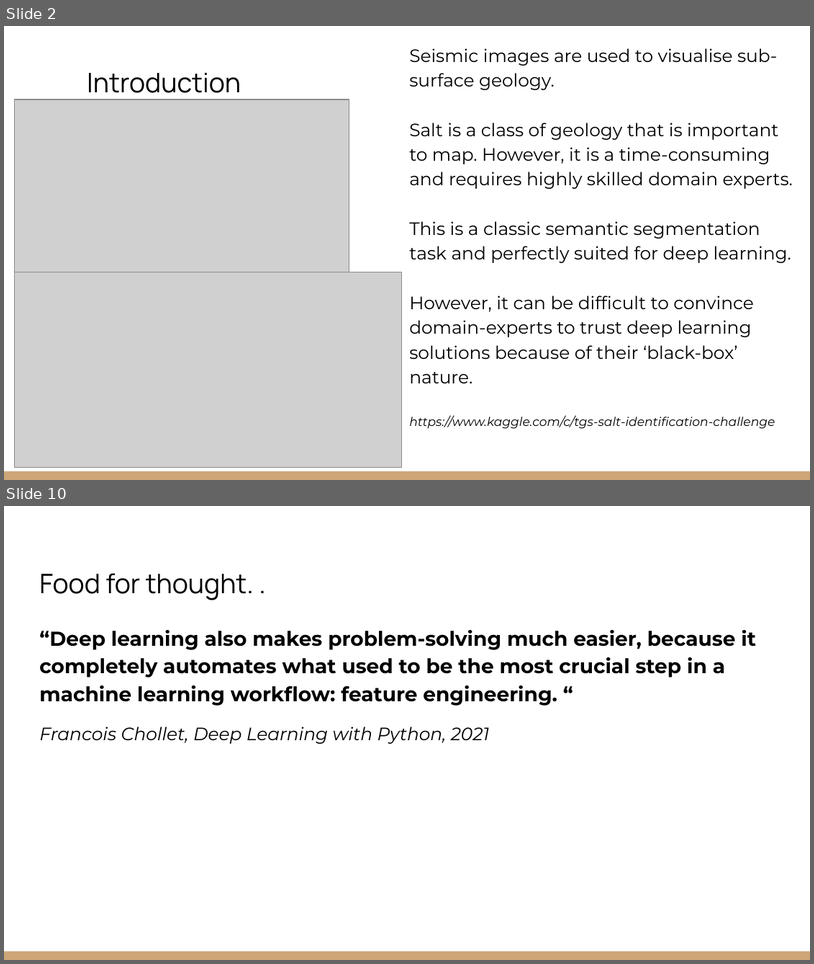
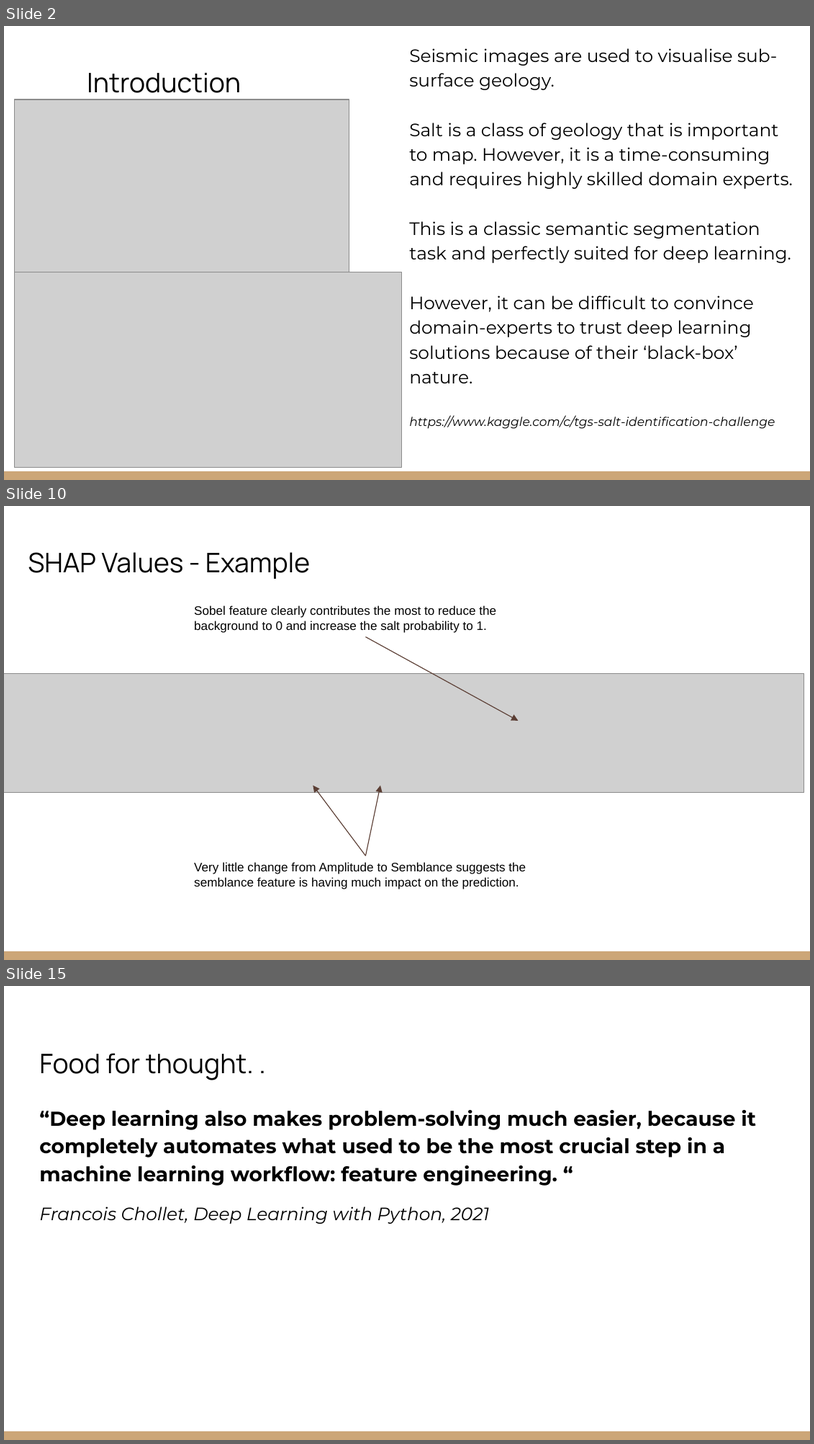
Before and after one commit to EdwinB12/Explainable-Christmas, a slide deck: Presentations/EAGE_Hackathon_2022_Explainable_Christmas.pptx. Shown one above the other, each under a label of ours: slides 2 and 10 before the commit, slides 2, 10 and 15 after it; the slides between them are not shown. The pictures are 814x964 and 814x1444 pixels, drawn with LibreOffice and Linux fonts; fonts in the diff are those of the drawing; grey boxes stand for pictures. Boxes give left, top, right and bottom in pixels: in the first picture for what was removed or moved away, otherwise in the second. Text is boxed around its words. In the diff, an @@ line names an element or a change of style, - is before the commit and + after.

```diff
--- a/Presentations/EAGE_Hackathon_2022_Explainable_Christmas.pptx
+++ b/Presentations/EAGE_Hackathon_2022_Explainable_Christmas.pptx
@@ slide 10 added at box(4, 506, 810, 960), background #FFFFFF; not listed: 1 template element that a slide beside it also shows @@
@@ title added at box(28, 552, 310, 579), 24 pt, text #000000 @@
+SHAP Values - Example
@@ text added at box(194, 605, 496, 633), 11 pt, text #000000 @@
+Sobel feature clearly contributes the most to reduce the background to 0 and increase the salt probability to 1.
@@ arrow added from (366, 636) to (519, 721), #5C3E35 0.75 pt @@
@@ picture added at box(4, 674, 805, 793) @@
@@ arrow added from (366, 855) to (313, 785), #5C3E35 0.75 pt @@
@@ arrow added from (366, 855) to (381, 785), #5C3E35 0.75 pt @@
@@ text added at box(194, 862, 526, 889), 11 pt, text #000000 @@
+Very little change from Amplitude to Semblance suggests the semblance feature is having much impact on the prediction.
@@ what was slide 10 is now slide 15 @@
```
Also in this commit, not shown: 5 slides changed, 6 other slides added, 11 slides removed, 3 other files.
